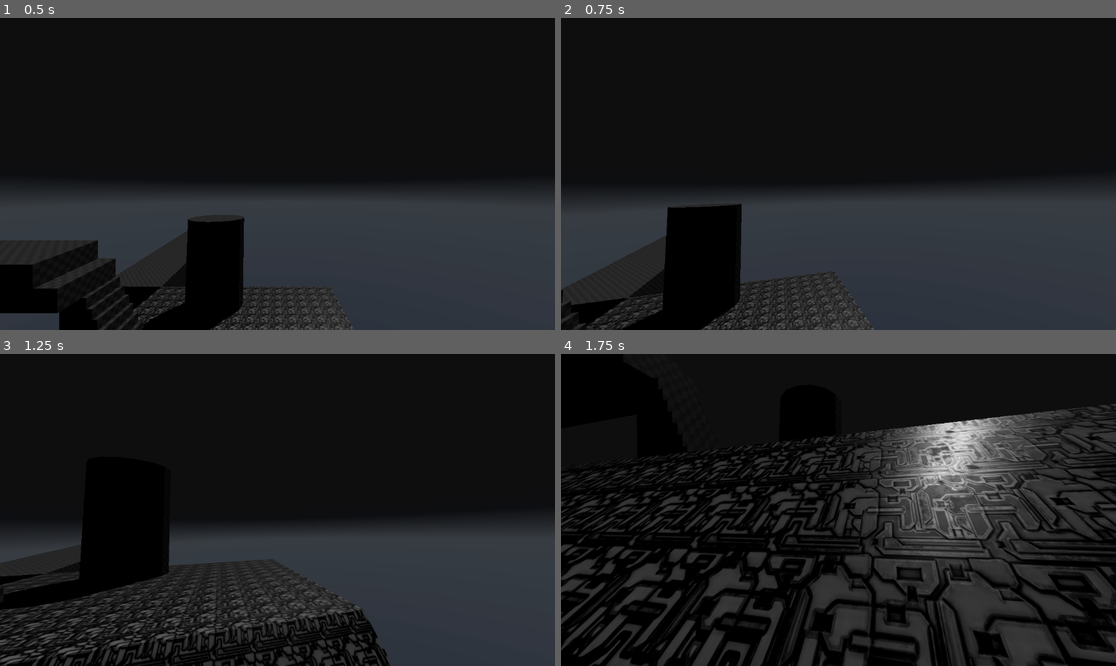
Above: before the commit, frames 1-4 (two rows, left to right).
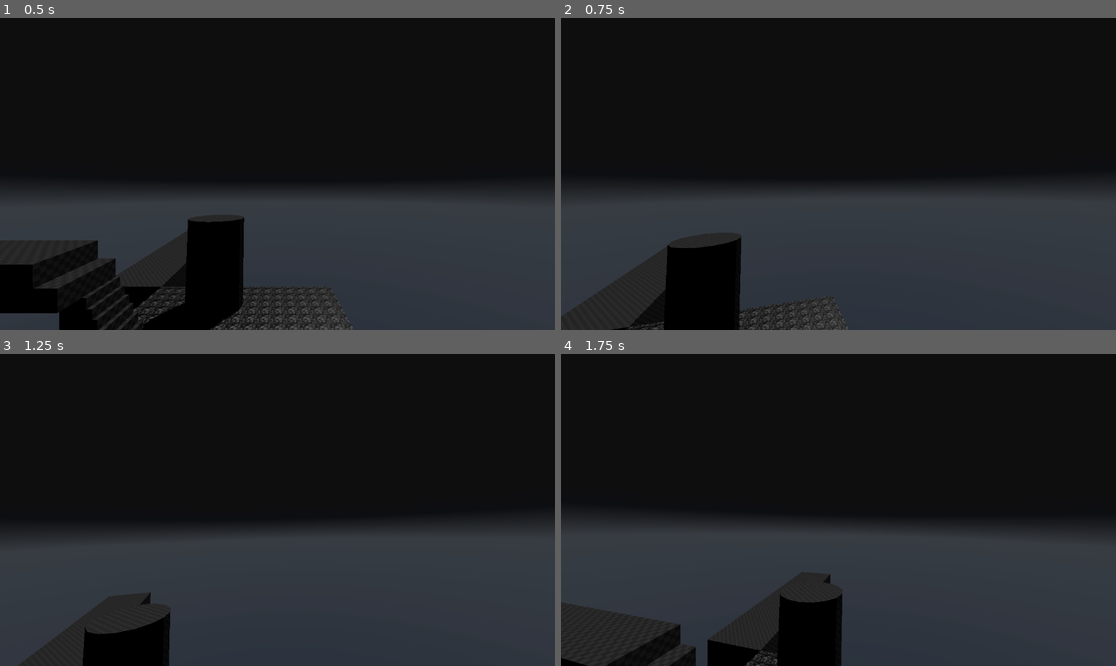
Above: after the commit, the same moments.

Repository: FahadHameed89/GodotPlayground3D
Game: Godot game, scene res://Levels/test_level.tscn
Two runs of this game, one before a commit and one after it. Both use one fixed random seed, a clock stepped at 60 frames per second and the inputs below. The project has no main scene, so this scene is started directly. A sky picture missing from this copy of the repository is replaced by a grey-blue gradient.
Inputs (mouse positions are in pixels of both pictures, inside the frame that each line leads up to):
- Up to frame 1 (0.5 s): no input
- Up to frame 2 (0.75 s): tap Enter (ui_accept) at 0.5, 0.6 s; move the mouse to (866, 174) at 0.52 s; hold W (forward) from 0.53 s (still down); click (866, 174) at 0.67 s
- Up to frame 3 (1.25 s): keep holding W (forward); tap Enter (ui_accept) at 0.77, 1.07 s
- Up to frame 4 (1.75 s): keep holding W (forward); move the mouse to (810, 510) at 1.27 s; tap Ctrl (crouch) at 1.35 s; tap Enter (ui_accept) at 1.52, 1.55 s

Frame 1 is identical in both runs. In frame 2, 4.8% of the frame differs, in the area x 0-57%, y 59-100%; in frame 3, 16%; in frame 4, 43%, in the area x 0-100%, y 16-100%.

Commit message:
Added double jump mechanic
You can now jump twice by default, additional jumps can be changed in the inspector

Diff:
--- a/Scripts/player.gd
+++ b/Scripts/player.gd
@@ -44,6 +44,11 @@
 var slide_vector = Vector2.ZERO
 var slide_speed = 12.0
 var slide_jump_velocity = 7.0 #will override jump_velocity while sliding - broken lmao
+
+# Jump Variables
+
+@export var max_jumps = 2
+var available_jumps = max_jumps
 
 # Head Bob Vars
 
@@ -212,16 +217,18 @@
 
 
 	# Handle Jump.
-	if Input.is_action_just_pressed("ui_accept") and is_on_floor():
+	if Input.is_action_just_pressed("ui_accept") and available_jumps > 0:
 		velocity.y = jump_velocity
 		sliding = false
 		animation_player.play("jump")
+		available_jumps -= 1
 
 	#Handle Landing
 	if is_on_floor():
 		if last_velocity.y < 0.0:
 			animation_player.play("landing")
 			print(last_velocity.y)
+			available_jumps = max_jumps
 
 	# Get the input direction and handle the movement/deceleration.
 	# As good practice, you should replace UI actions with custom gameplay actions.
